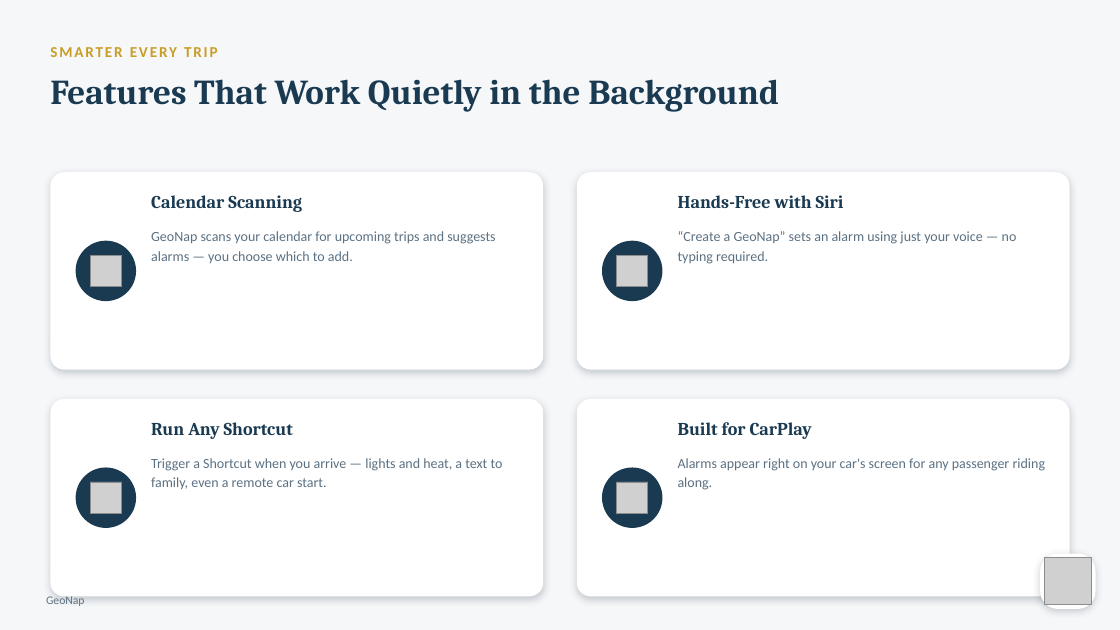
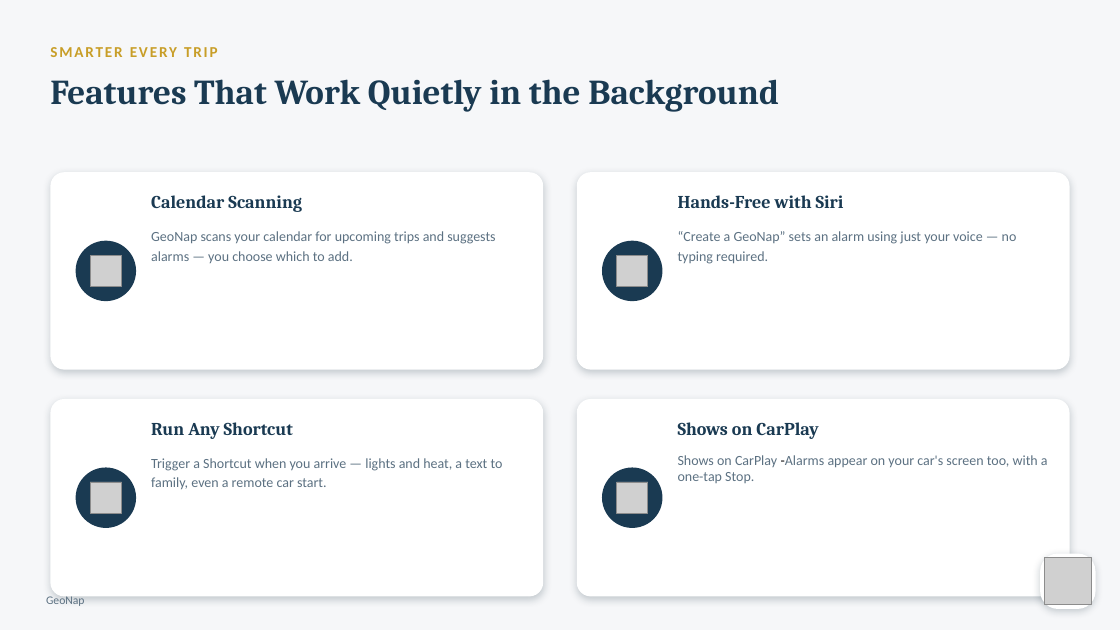
Before and after one commit to rmbartis/GeoNap, a slide deck: slide 6 of docs/GeoNap Presentations/GeoNap_Marketing_Deck.pptx. Drawn at 1120x630 pixels with LibreOffice and Linux fonts; fonts in the diff are those of the drawing; grey boxes stand for pictures. Boxes give left, top, right and bottom in pixels: in the first picture for what was removed or moved away, otherwise in the second. Text is boxed around its words. In the diff, an @@ line names an element or a change of style, - is before the commit and + after.

Commit message:
Deck: CarPlay wording consistent on slides 6 and 17

```diff
--- a/docs/GeoNap Presentations/GeoNap_Marketing_Deck.pptx
+++ b/docs/GeoNap Presentations/GeoNap_Marketing_Deck.pptx
@@ text at [678, 422, 818, 439]: text changed @@
-Built for CarPlay
+Shows on CarPlay
@@ text at [678, 455, 1048, 483]: text changed @@
-Alarms appear right on your car's screen for any passenger riding along.
+Shows on CarPlay -Alarms appear on your car's screen too, with a one-tap Stop.
```
Also in this commit, not shown: 1 other slide changed.
